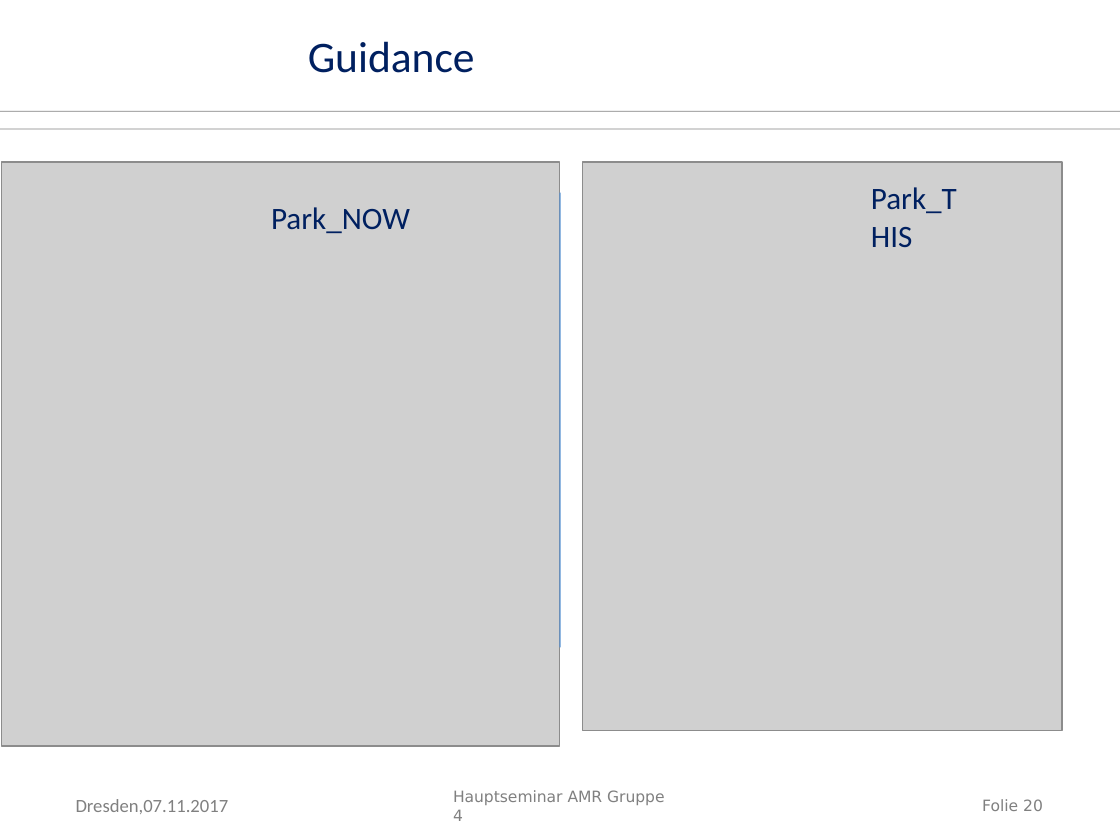
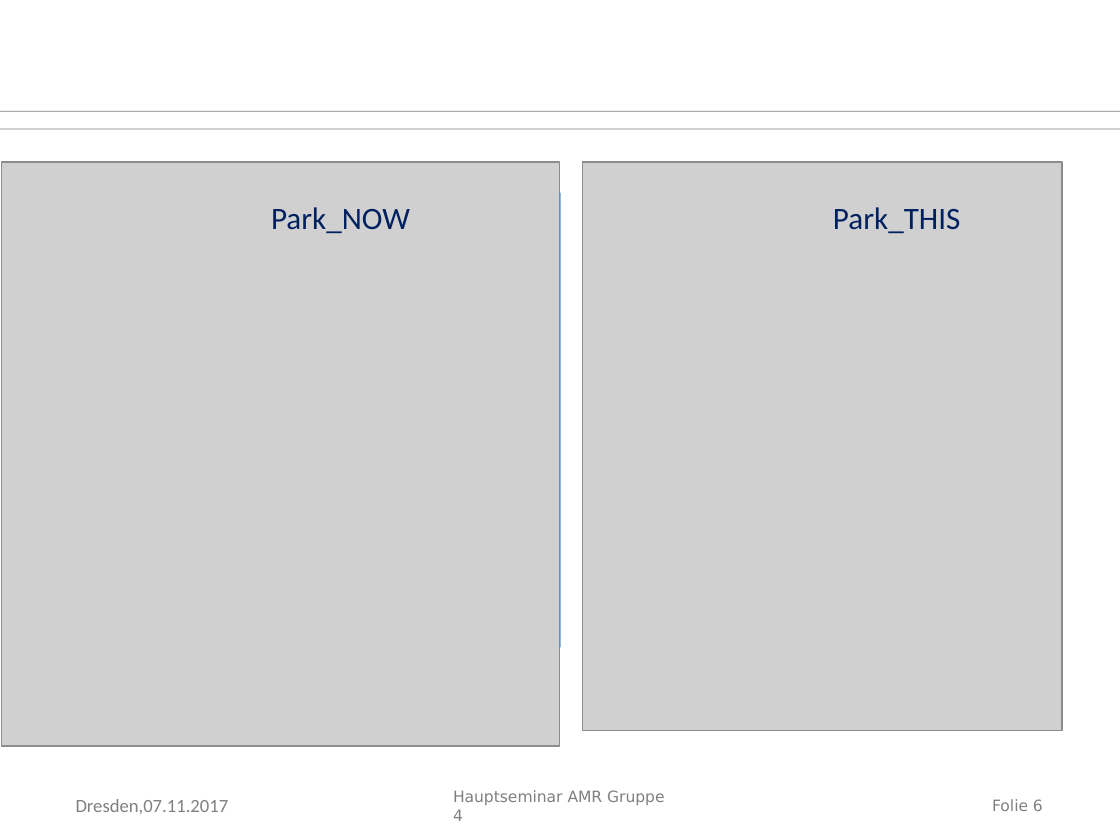
Before and after one commit to Pflaumenpauli/Roboter-Gruppe-4, a slide deck: slide 6 of HS-AMR_Gruppe4.ppt (slide 20 before the commit). Drawn at 1120x840 pixels with LibreOffice and Linux fonts; fonts in the diff are those of the drawing; grey boxes stand for pictures; background and template pictures are left out. Boxes give left, top, right and bottom in pixels: in the first picture for what was removed or moved away, otherwise in the second. Text is boxed around its words. In the diff, an @@ line names an element or a change of style, - is before the commit and + after.

```diff
--- a/HS-AMR_Gruppe4.ppt
+++ b/HS-AMR_Gruppe4.ppt
@@ text removed at [308,41,475,73] @@
-Guidance
@@ text "Park_THIS" rewrapped from [871,187,957,213] to [833,207,961,233] @@
@@ page number at [992,799,1043,811]: text changed @@
-Folie 20
+Folie 6
```
Also in this commit, not shown: 3 slides added, 1 slide removed, 1 other file.
